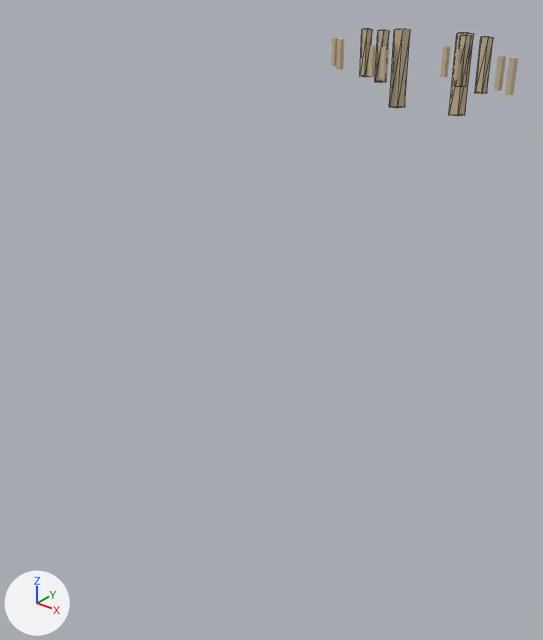
The COLLADA model games/jungle_troll_tribes/meshes/jtt/elk.dae, before and after one commit.
Rendered twice from a 50 mm camera at (87.5, -71.7, 96.1) aimed at (-0.1, 37.7, 28.2). Arrows for +X, +Y and +Z are at lower left; the lights stay in place. The picture after the commit comes second. Mesh edges are drawn as thin lines on the coarser meshes.
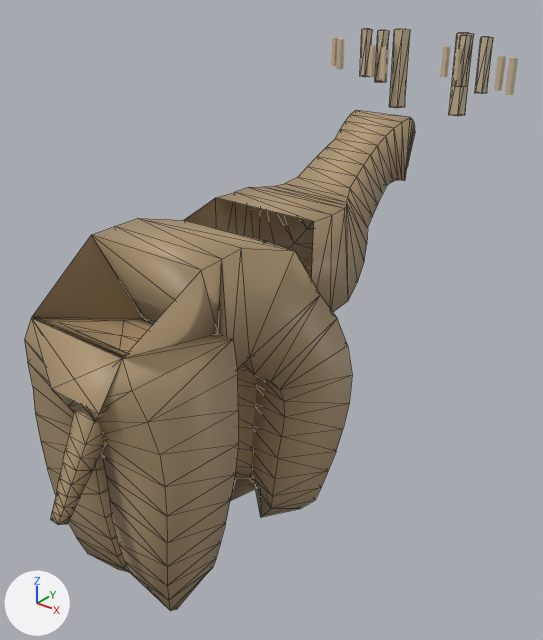
Pixel boxes (x1, y1, x2, y2) of what changed, in the pictures (543 x 640 px):
'ElkBody', added (beige): after (25, 110, 415, 611)

Diff of the bpy script that builds the scene:
```diff
--- a/games/jungle_troll_tribes/meshes/jtt/elk.dae.py
+++ b/games/jungle_troll_tribes/meshes/jtt/elk.dae.py
@@ mat_elk_fur @@
+mat_elk_fur = principled_material('elk_fur')
+mat_elk_fur.base_color = (0.45, 0.32, 0.18)  # beige #b39976
@@ me_elkbodymesh @@
+me_elkbodymesh.from_pydata(...)  # 395 vertices, 792 faces; spans x -18.2..18.2, y -18.9..85.0, z -15.9..64.3
+me_elkbodymesh.materials.append(mat_elk_fur)  # beige #b39976
@@ ob_elkbody @@
+ob_elkbody = bpy.data.objects.new('ElkBody', me_elkbodymesh)
+ob_elkbody.location = (0.0, 0.0, 0.0)
```
